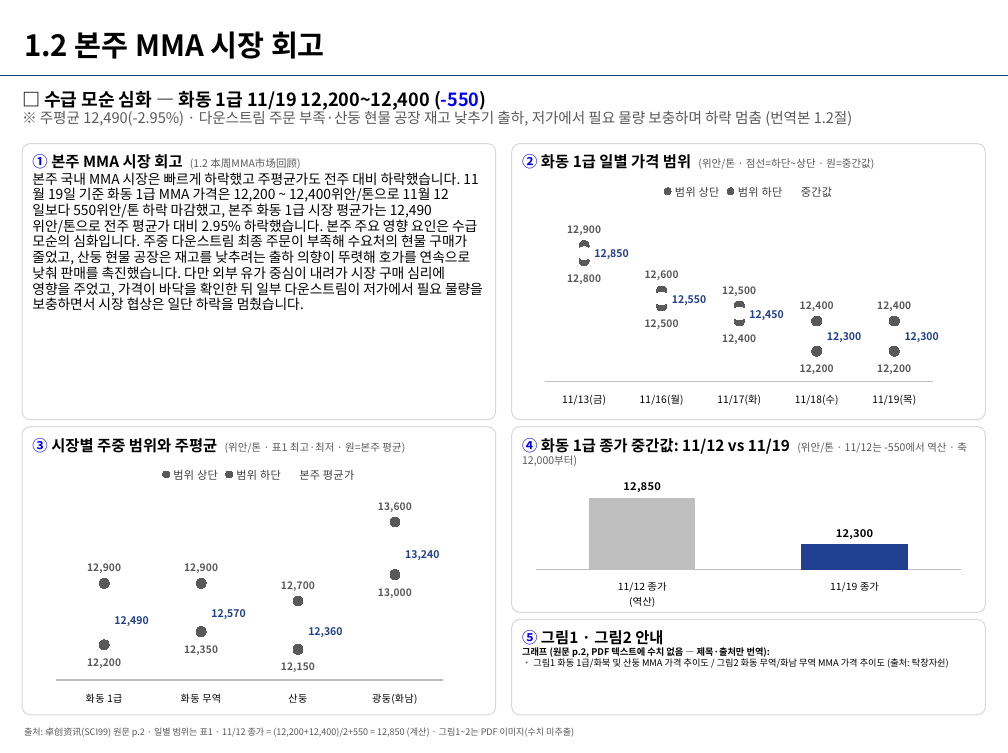
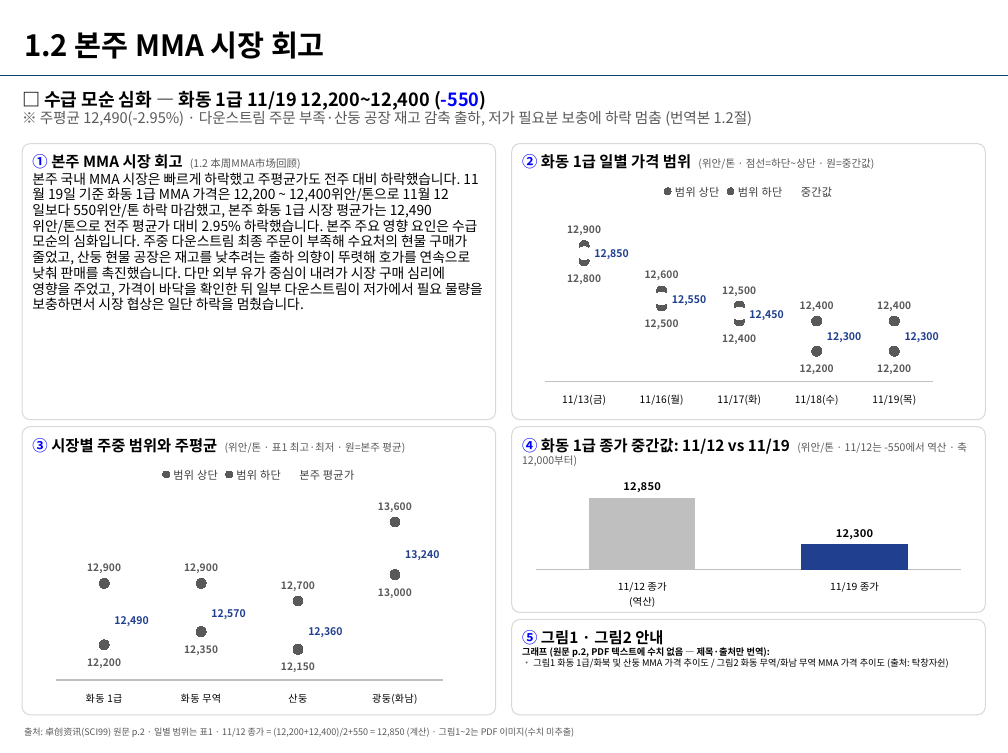
Before and after one commit to jskimlam/chem99-report, a slide deck: slide 4 of archive/2026-W47/chem99레포트_MMA_20261120_전체_S01-S12.pptx. Drawn at 1008x753 pixels with LibreOffice and Linux fonts; fonts in the diff are those of the drawing; background and template pictures are left out. Boxes give left, top, right and bottom in pixels: in the first picture for what was removed or moved away, otherwise in the second. Text is boxed around its words. In the diff, an @@ line names an element or a change of style, - is before the commit and + after.

```diff
--- a/archive/2026-W47/chem99레포트_MMA_20261120_전체_S01-S12.pptx
+++ b/archive/2026-W47/chem99레포트_MMA_20261120_전체_S01-S12.pptx
@@ text at [40, 109, 753, 126]: text changed @@
-※ 주평균 12,490(-2.95%) · 다운스트림 주문 부족·산둥 현물 공장 재고 낮추기 출하, 저가에서 필요 물량 보충하며 하락 멈춤 (번역본 1.2절)
+※ 주평균 12,490(-2.95%) · 다운스트림 주문 부족·산둥 공장 재고 감축 출하, 저가 필요분 보충에 하락 멈춤 (번역본 1.2절)
```
Also in this commit, not shown: 6 other slides changed, 9 other files.
